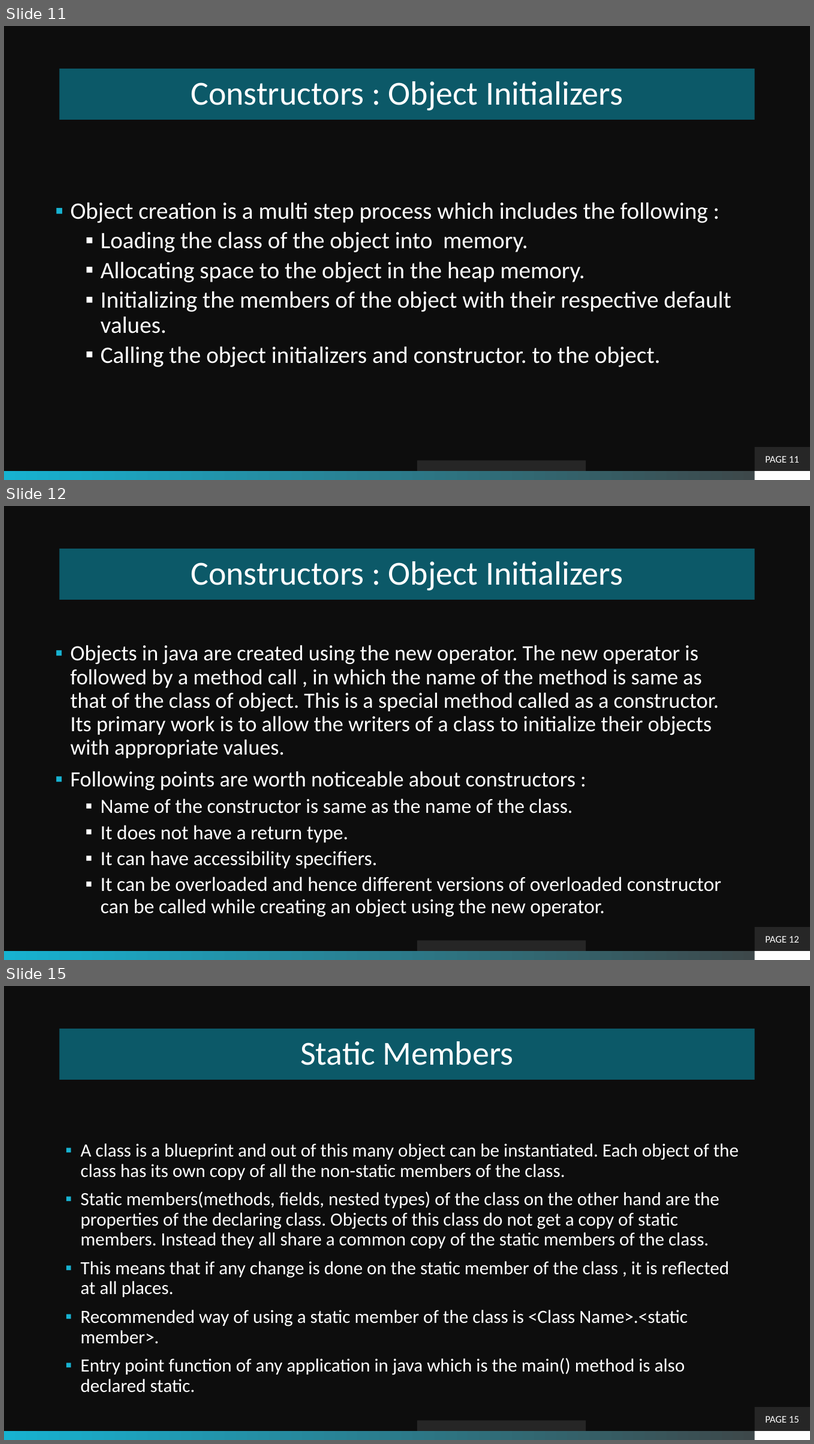
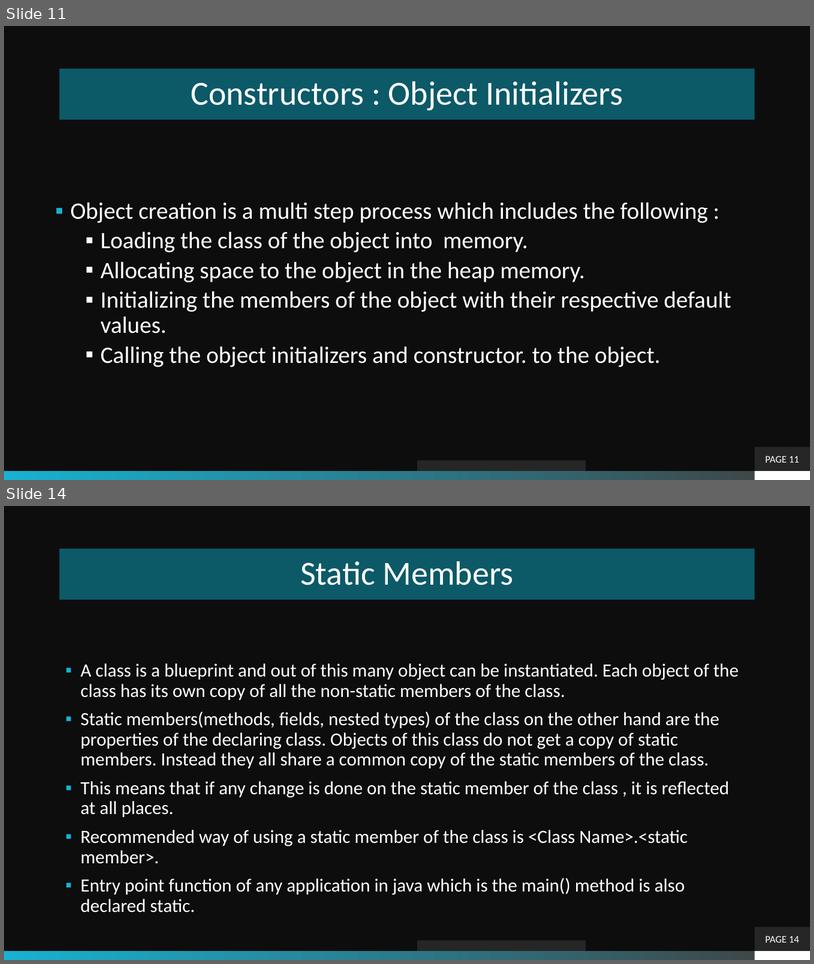
Before and after one commit to theLeonidas/Courses, a slide deck: courseMaterial/Objective-7-Using Methods/Methods.pptx. Shown one above the other, each under a label of ours: slides 11, 12 and 15 before the commit, slides 11 and 14 after it; the slides between them are not shown. The pictures are 814x1444 and 814x964 pixels, drawn with LibreOffice and Linux fonts; fonts in the diff are those of the drawing; background and template pictures are left out. Boxes give left, top, right and bottom in pixels: in the first picture for what was removed or moved away, otherwise in the second. Text is boxed around its words. In the diff, an @@ line names an element or a change of style, - is before the commit and + after.

```diff
--- a/courseMaterial/Objective-7-Using Methods/Methods.pptx
+++ b/courseMaterial/Objective-7-Using Methods/Methods.pptx
@@ slide 12 removed at (x1=4, y1=506, x2=810, y2=960), background picture (left out); not listed: 2 template elements that a slide beside it also shows @@
@@ title removed at (x1=60, y1=549, x2=755, y2=599) @@
-Constructors : Object Initializers
@@ text removed at (x1=71, y1=645, x2=722, y2=916) @@
-▪ Objects in java are created using the new operator. The new operator is followed by a method call , in which the name of the method is same as that of the class of object. This is a special method called as a constructor. Its primary work is to allow the writers of a class to initialize their objects with appropriate values.
-▪ Following points are worth noticeable about constructors :
-  ▪ Name of the constructor is same as the name of the class.
-  ▪ It does not have a return type.
-  ▪ It can have accessibility specifiers.
-  ▪ It can be overloaded and hence different versions of overloaded constructor can be called while creating an object using the new operator.
@@ page number removed at (x1=755, y1=927, x2=810, y2=951) @@
-PAGE 12
@@ rectangle removed at (x1=417, y1=940, x2=586, y2=951) @@
@@ what was slide 15 is now slide 14 @@
@@ page number at (x1=765, y1=936, x2=800, y2=942): text changed @@
-PAGE 15
+PAGE 14
```
Also in this commit, not shown: 9 slides changed, 37 other files.
